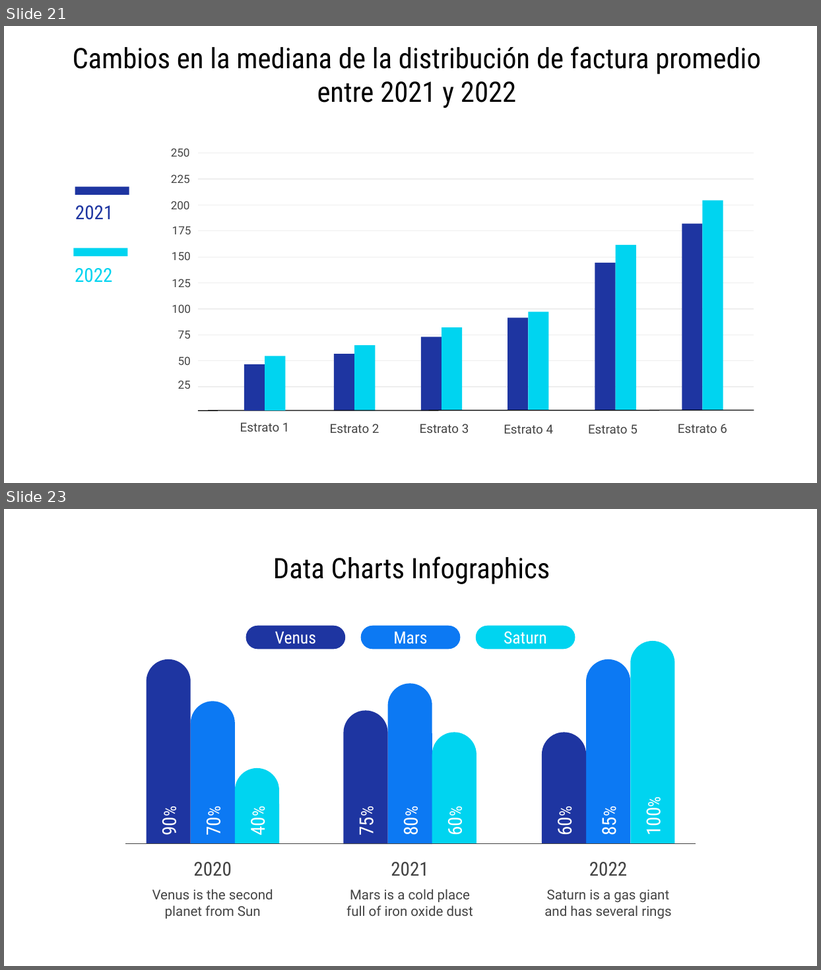
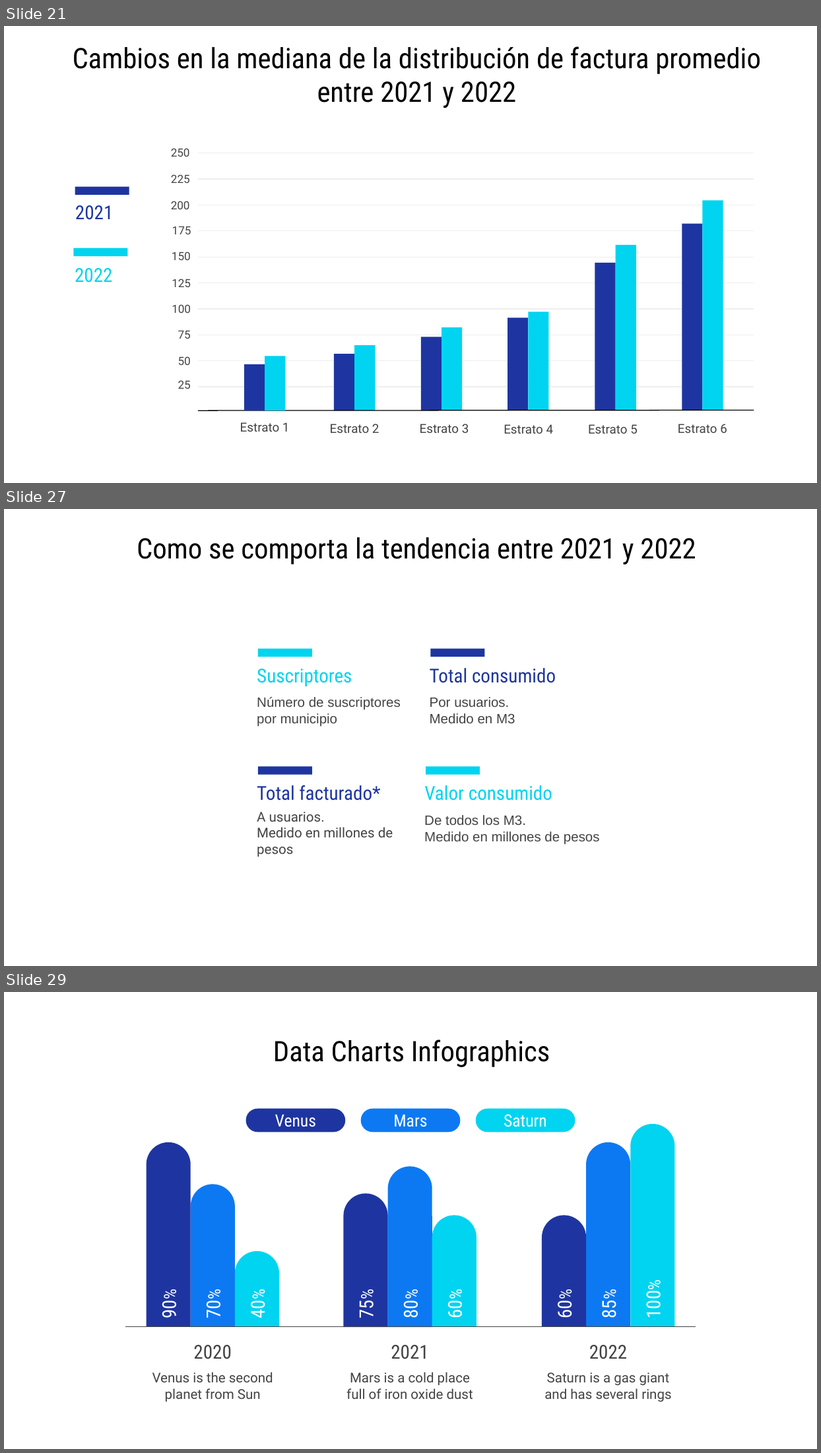
Before and after one commit to jtabordaj/research_eslatina, a slide deck: reporte_estadistico/presentacion/presentation.pptx. Shown one above the other, each under a label of ours: slides 21 and 23 before the commit, slides 21, 27 and 29 after it; the slides between them are not shown. The pictures are 821x970 and 821x1453 pixels, drawn with LibreOffice and Linux fonts; fonts in the diff are those of the drawing. Boxes give left, top, right and bottom in pixels: in the first picture for what was removed or moved away, otherwise in the second. Text is boxed around its words. In the diff, an @@ line names an element or a change of style, - is before the commit and + after.

```diff
--- a/reporte_estadistico/presentacion/presentation.pptx
+++ b/reporte_estadistico/presentacion/presentation.pptx
@@ slide 27 added at (4, 509, 817, 966), background #FFFFFF @@
@@ title added at (137, 537, 696, 564), 25 pt, text #000000 @@
+Como se comporta la tendencia entre 2021 y 2022
@@ rectangle added at (259, 649, 312, 657), fill #00D4F0 @@
@@ rectangle added at (431, 649, 484, 657), fill #1E35A1 @@
@@ text added at (257, 669, 352, 687), 17 pt, text #00D4F0 @@
+Suscriptores
@@ text added at (430, 668, 556, 683), 17 pt, text #1E35A1 @@
+Total consumido
@@ text added at (257, 697, 401, 727), 12 pt, text #434343 @@
+Número de suscriptores por municipio
@@ text added at (430, 697, 515, 723), 12 pt, text #434343 @@
+Por usuarios.
+Medido en M3
@@ text added at (257, 786, 380, 801), 17 pt, text #1E35A1 @@
+Total facturado*
@@ rectangle added at (259, 767, 312, 775), fill #1E35A1 @@
@@ text added at (424, 786, 552, 801), 17 pt, text #00D4F0 @@
+Valor consumido
@@ rectangle added at (426, 767, 480, 775), fill #00D4F0 @@
@@ text added at (257, 812, 393, 857), 12 pt, text #434343 @@
+A usuarios.
+Medido en millones de pesos
@@ text added at (424, 815, 600, 845), 12 pt, text #434343 @@
+De todos los M3.
+Medido en millones de pesos
@@ what was slide 23 is now slide 29 @@
```
Also in this commit, not shown: 5 other slides added, 23 other files.
